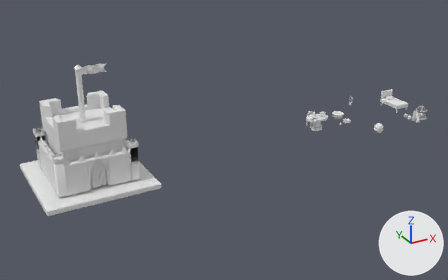
Two versions of the FBX model Assets/_Lost in Tales/Prefabs/Fase3/Paulo/farm_assets_Paulo.fbx, one commit apart.
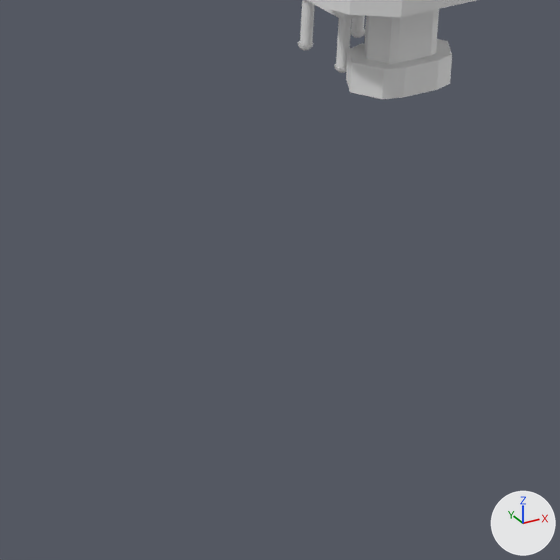
The first picture shows the older version from a 50 mm lens placed at (-93.0, -123.1, 70.8), pointed at (-18.6, 12.3, 3.1). The close-ups show both versions on the part from 61% to 74% of the width and 43% to 64% of the height of that picture; other places that the commit changed are outside them. Arrows for +X, +Y and +Z are at lower right; the lights stay in place. Where no turn or scale is listed for an object, it has been applied to the vertices.

Objects in the first close-up: 'Cadeira', 'Mesa'.
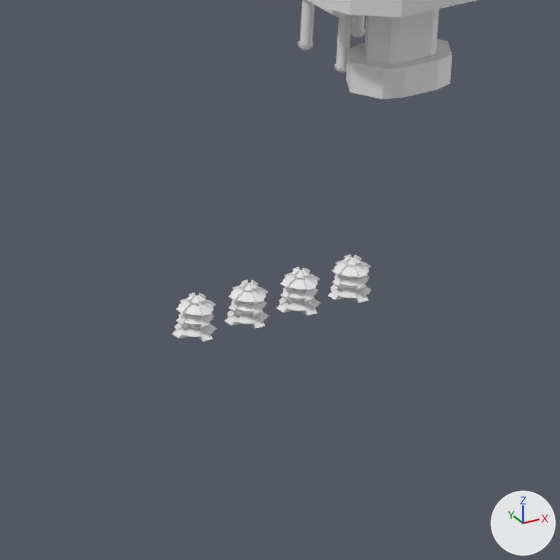
Location of each change, (x1, y1, x2, y2) in pixels of the close-ups (560 x 560 px):
'totem4', moved (not visible before)
    after: (172, 292, 217, 341)
'totem3', moved (not visible before)
    after: (225, 280, 269, 328)
'totem1', moved (not visible before)
    after: (277, 267, 321, 316)
'totem2', moved (not visible before)
    after: (328, 254, 372, 303)

The change, as a diff of the scene's bpy script:
```diff
--- a/Assets/_Lost in Tales/Prefabs/Fase3/Paulo/farm_assets_Paulo.fbx.py
+++ b/Assets/_Lost in Tales/Prefabs/Fase3/Paulo/farm_assets_Paulo.fbx.py
@@ ob_totem4 @@
 ob_totem4 = bpy.data.objects.new('totem4', me_totem4)
-ob_totem4.location = (42.72, 3.71, 0.0)
+ob_totem4.location = (-3.6, 0.0, 0.0)
@@ ob_totem1 @@
 ob_totem1 = bpy.data.objects.new('totem1', me_totem1)
-ob_totem1.location = (42.52, 5.25, 0.0)
+ob_totem1.location = (0.0, 0.0, 0.0)
@@ ob_totem2 @@
 ob_totem2 = bpy.data.objects.new('totem2', me_totem2)
-ob_totem2.location = (42.52, 6.83, 0.0)
+ob_totem2.location = (1.8, 0.0, 0.0)
@@ ob_totem3 @@
 ob_totem3 = bpy.data.objects.new('totem3', me_totem3)
-ob_totem3.location = (42.89, 2.04, 0.0)
+ob_totem3.location = (-1.8, 0.0, 0.0)
```
